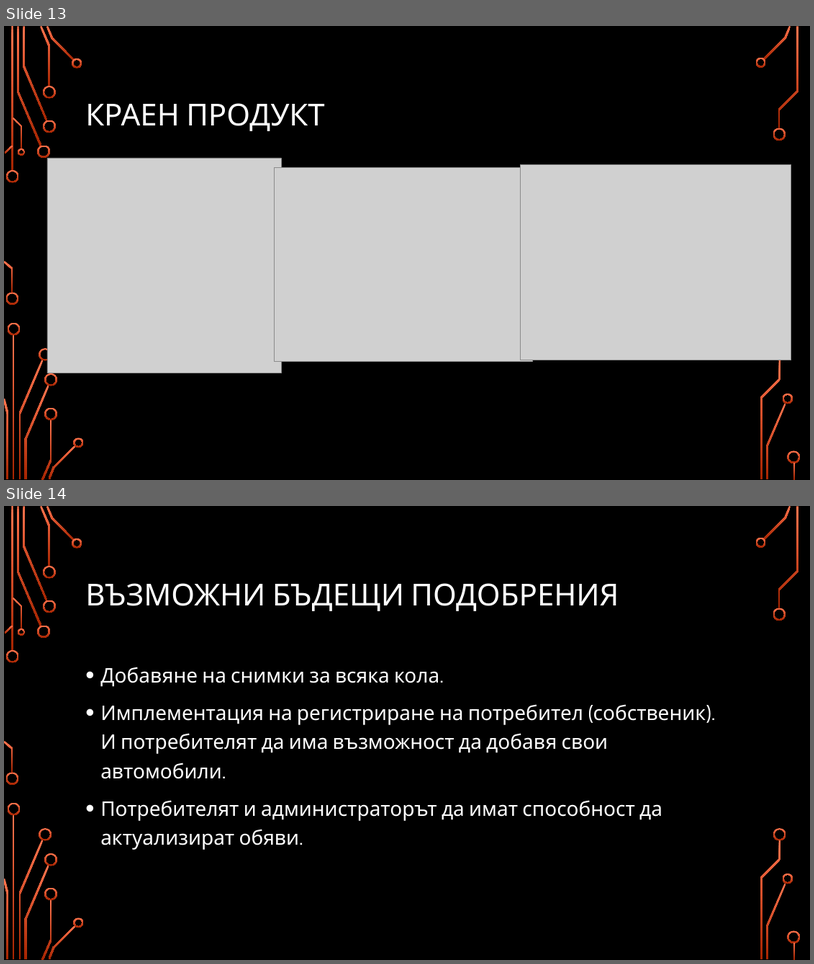
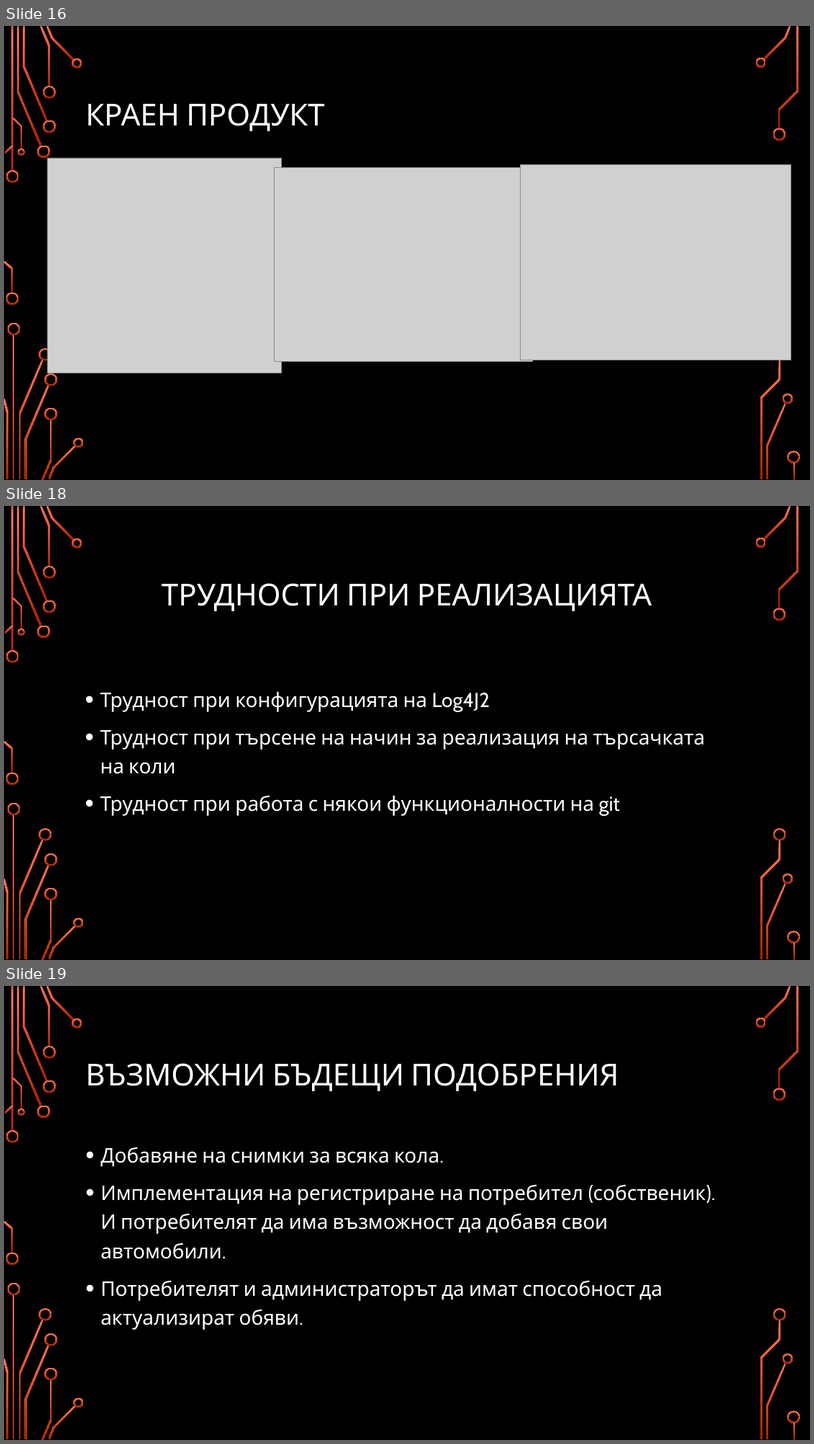
Before and after one commit to KaloyanANDSlavyan/Car-Search-System, a slide deck: Presentation.pptx. Shown one above the other, each under a label of ours: slides 13 and 14 before the commit, slides 16, 18 and 19 after it; the slides between them are not shown. The pictures are 814x964 and 814x1444 pixels, drawn with LibreOffice and Linux fonts; fonts in the diff are those of the drawing; grey boxes stand for pictures; background and template pictures are left out. Boxes give left, top, right and bottom in pixels: in the first picture for what was removed or moved away, otherwise in the second. Text is boxed around its words. In the diff, an @@ line names an element or a change of style, - is before the commit and + after.

```diff
--- a/Presentation.pptx
+++ b/Presentation.pptx
@@ slide 18 added at box(4, 506, 810, 960), background picture (left out); not listed: 36 template elements that a slide beside it also shows @@
@@ title added at box(162, 583, 652, 611), 36 pt, text #FFFFFF @@
+ТРУДНОСТИ ПРИ РЕАЛИЗАЦИЯТА
@@ text added at box(100, 691, 705, 816), 24 pt, text #FFFFFF @@
+• Трудност при конфигурацията на Log4J2
+• Трудност при търсене на начин за реализация на търсачката на коли
+• Трудност при работа с някои функционалности на git
@@ what was slide 13 is now slide 16 @@
@@ what was slide 14 is now slide 19 @@
```
Also in this commit, not shown: 2 slides changed, 4 other slides added, 5 other files.
